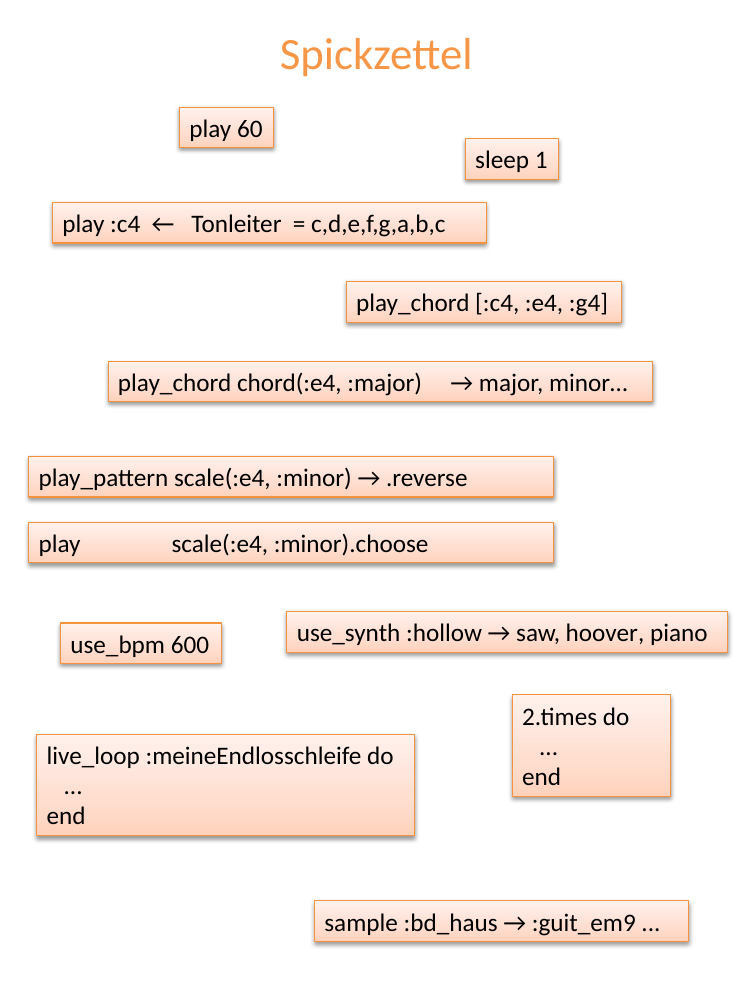
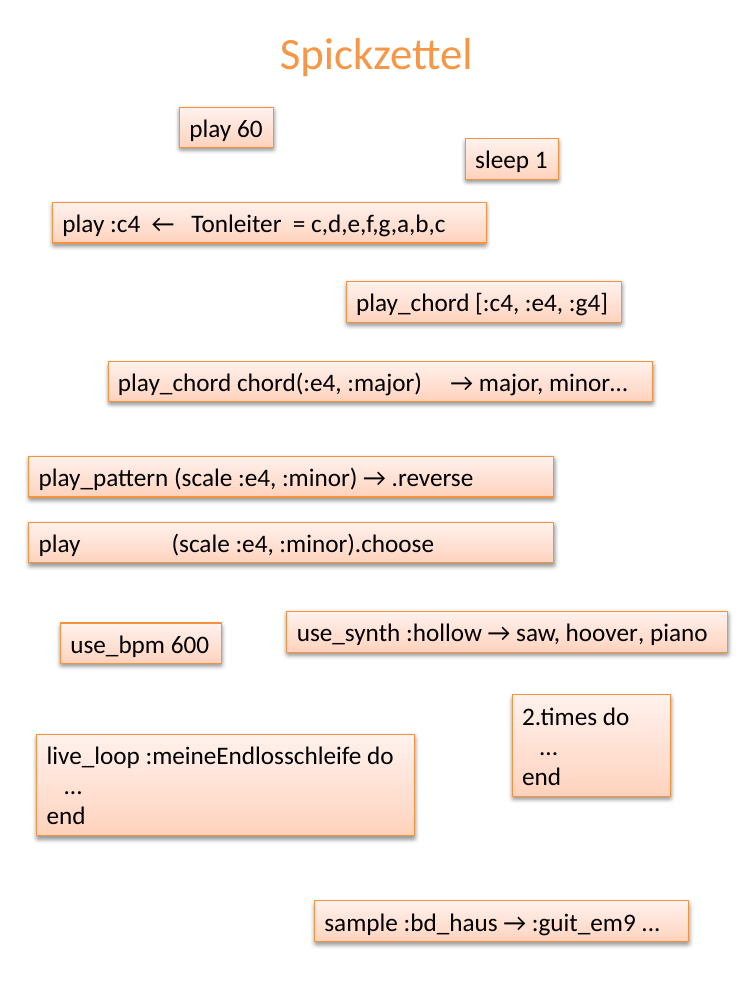
Before and after one commit to Devoxx4KidsDE/SonicPI, a slide deck: slide 15 of documentation/Sonic PI Workshop.pptx. Drawn at 756x1008 pixels with LibreOffice and Linux fonts; fonts in the diff are those of the drawing; background and template pictures are left out. Boxes give left, top, right and bottom in pixels: in the first picture for what was removed or moved away, otherwise in the second. Text is boxed around its words. In the diff, an @@ line names an element or a change of style, - is before the commit and + after.

Commit message:
changed scale according to Sam's advice to reflect the ring idea more

```diff
--- a/documentation/Sonic PI Workshop.pptx
+++ b/documentation/Sonic PI Workshop.pptx
@@ text in rectangle at [39, 467, 474, 490]: text changed @@
-play_pattern scale(:e4, :minor) → .reverse
+play_pattern (scale :e4, :minor) → .reverse
@@ text in rectangle at [39, 533, 434, 556]: text changed @@
-play scale(:e4, :minor).choose
+play (scale :e4, :minor).choose
```
Also in this commit, not shown: 5 other slides changed, 1 other file.
